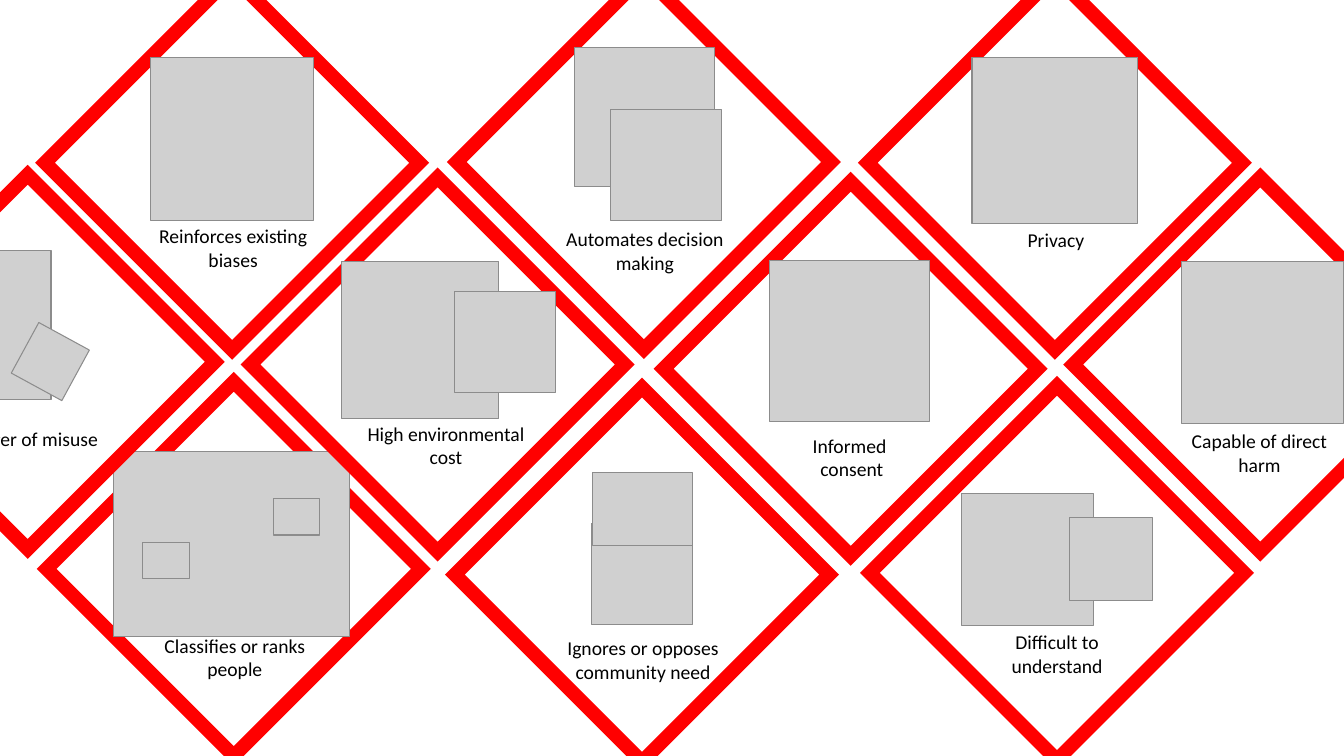
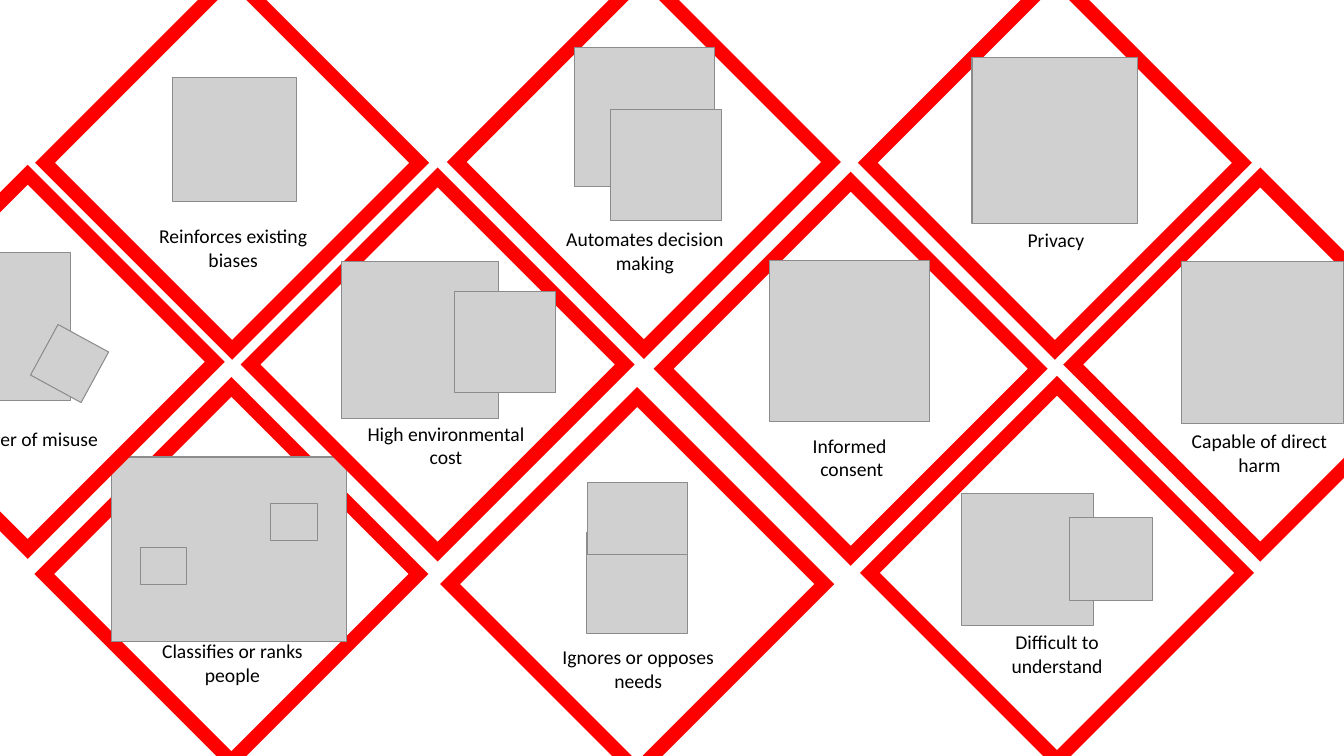
Before and after one commit to very-good-science/data-hazards, a slide deck: slide 1 of images/hazards.pptx. Drawn at 1344x756 pixels with LibreOffice and Linux fonts; fonts in the diff are those of the drawing; grey boxes stand for pictures. Boxes give left, top, right and bottom in pixels: in the first picture for what was removed or moved away, otherwise in the second. Text is boxed around its words. In the diff, an @@ line names an element or a change of style, - is before the commit and + after.

```diff
--- a/images/hazards.pptx
+++ b/images/hazards.pptx
@@ picture: place and size @@
-picture at <box>151,57,314,220</box>
+picture at <box>172,78,296,202</box>
@@ picture: place and size @@
-picture at <box>0,251,51,399</box>
+picture at <box>0,253,71,401</box>
@@ picture: place and size @@
-picture at <box>11,322,89,400</box>
+picture at <box>30,324,108,402</box>
@@ diamond: place and size @@
-diamond at <box>46,382,420,756</box>
+diamond at <box>44,387,418,756</box>
@@ 2 pictures, 1 diamond: place and size @@
-2 pictures, 1 diamond at <box>455,388,829,756</box>
+2 pictures, 1 diamond at <box>451,397,825,756</box>
@@ picture: place and size @@
-picture at <box>273,499,320,535</box>
+picture at <box>271,504,318,540</box>
@@ 2 pictures, 1 text: place and size @@
-2 pictures, 1 text at <box>114,452,350,679</box>
+2 pictures, 1 text at <box>111,457,347,685</box>
@@ text at <box>562,651,713,688</box>: text changed @@
-Ignores or opposes community need
+Ignores or opposes needs
```
Also in this commit, not shown: 5 slides added, 8 other files.
